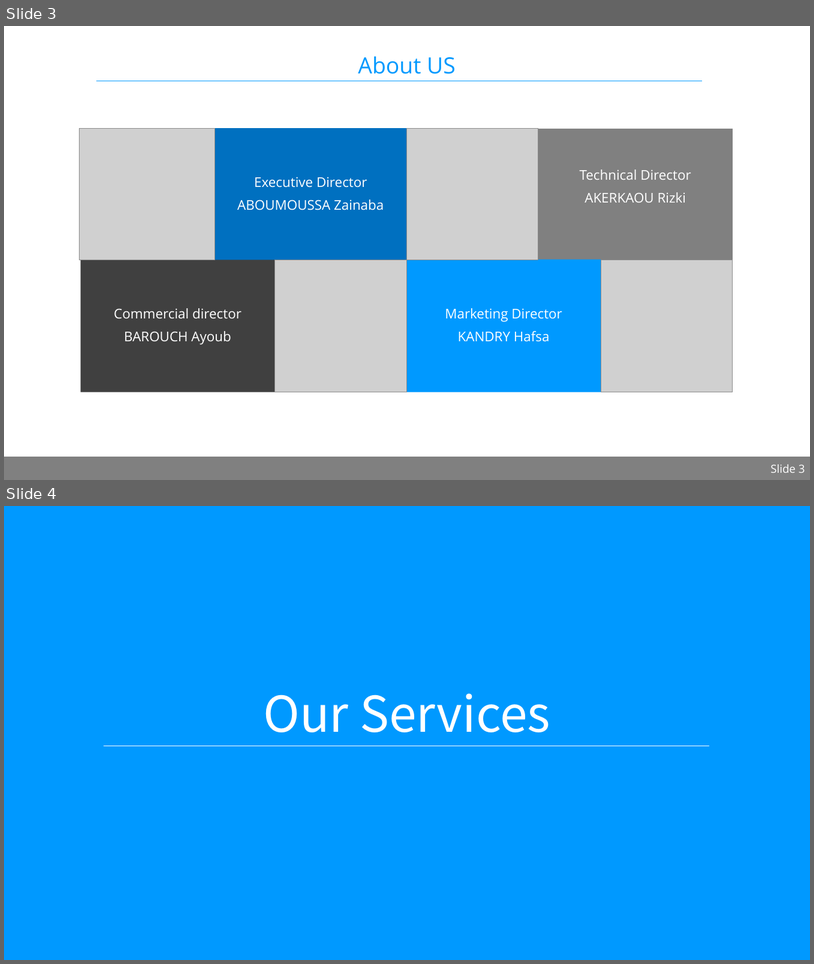
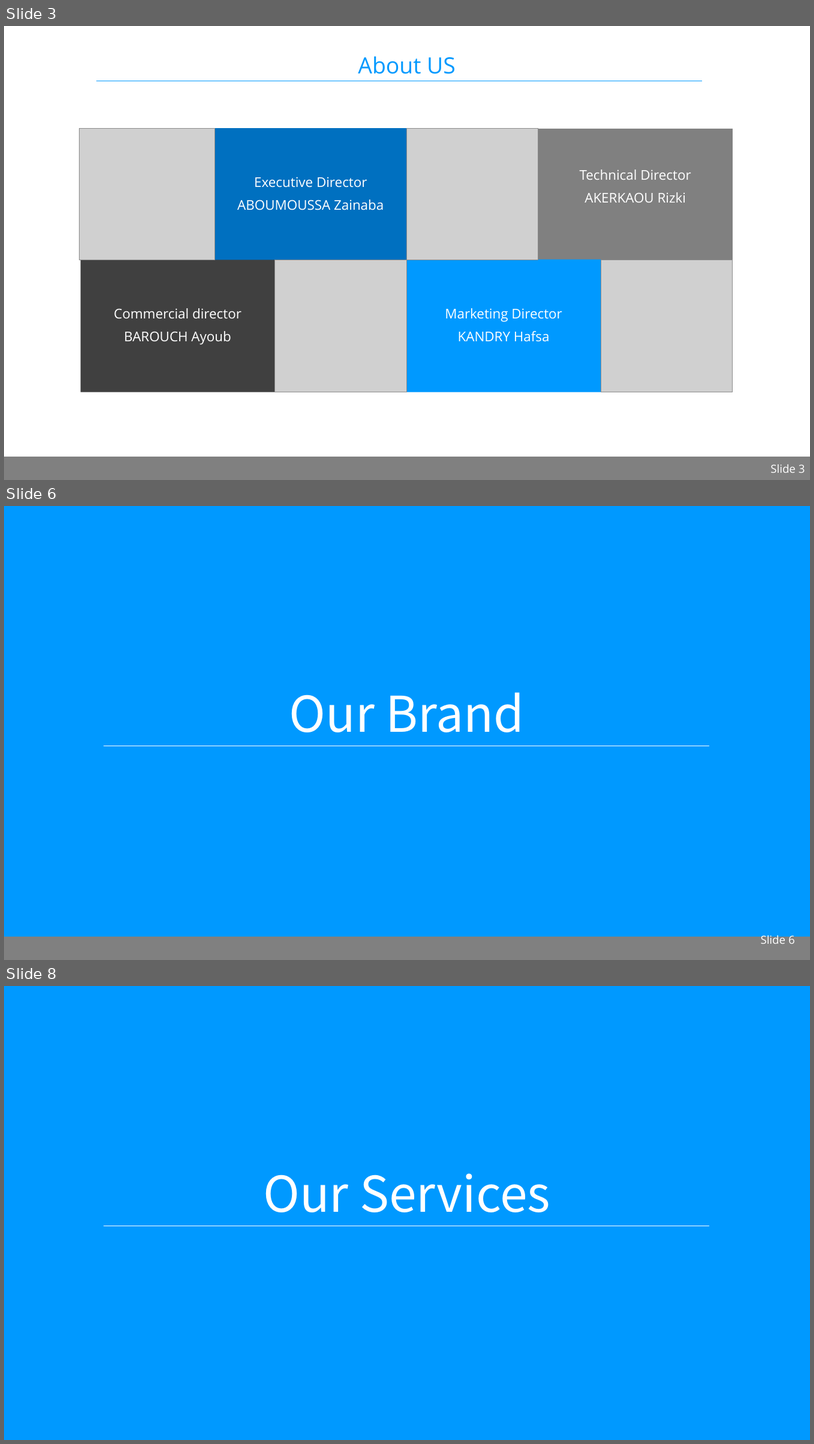
Before and after one commit to zainabaaboumoussa/taketaxi_template, a slide deck: Presentations/TakeTaxi_2018_2019.pptx. Shown one above the other, each under a label of ours: slides 3 and 4 before the commit, slides 3, 6 and 8 after it; the slides between them are not shown. The pictures are 814x964 and 814x1444 pixels, drawn with LibreOffice and Linux fonts; fonts in the diff are those of the drawing; grey boxes stand for pictures; background and template pictures are left out. Boxes give left, top, right and bottom in pixels: in the first picture for what was removed or moved away, otherwise in the second. Text is boxed around its words. In the diff, an @@ line names an element or a change of style, - is before the commit and + after.

Commit message:
j'ai ajouté 2 slides sur suvey & brand again hit hafsa heydathom lya b commit dyalha :/

```diff
--- a/Presentations/TakeTaxi_2018_2019.pptx
+++ b/Presentations/TakeTaxi_2018_2019.pptx
@@ slide 6 added at [4,506,810,960], background #0099FF; not listed: 2 template elements that a slide beside it also shows @@
@@ title added at [290,692,525,732], 88 pt, text #FFFFFF @@
+Our Brand
@@ page number added at [761,933,795,943], 20 pt, text #FFFFFF @@
+Slide 6
@@ what was slide 4 is now slide 8 @@
```
Also in this commit, not shown: 4 slides changed, 3 other slides added.
